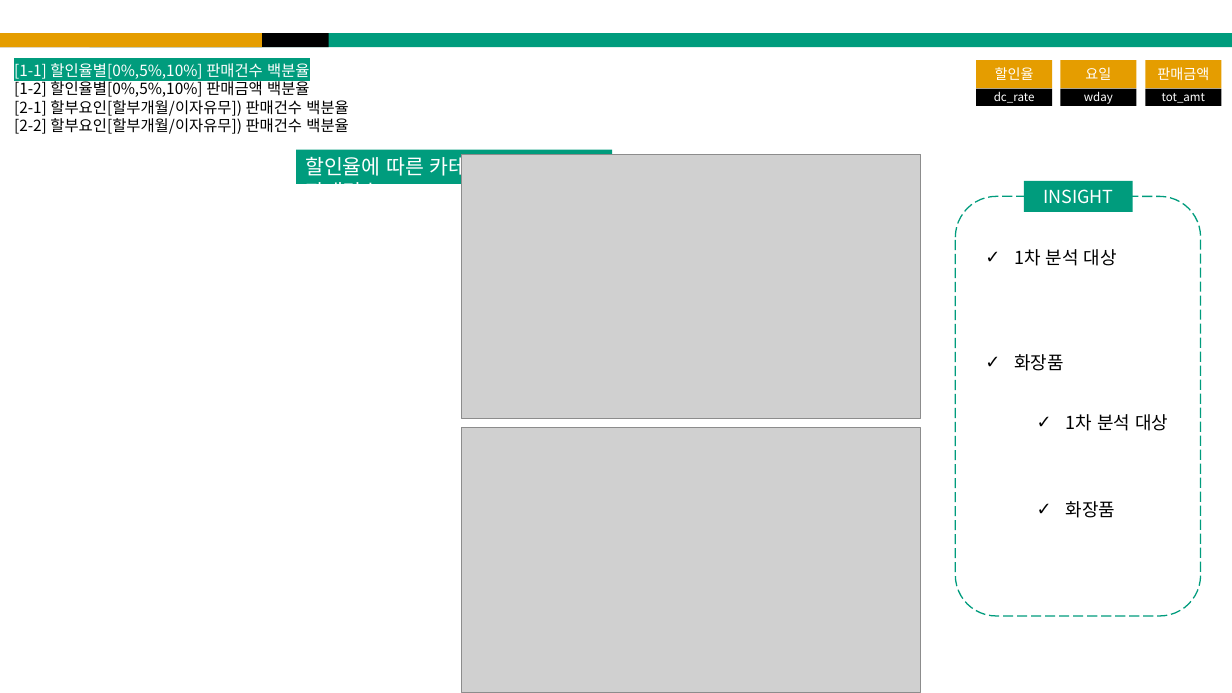
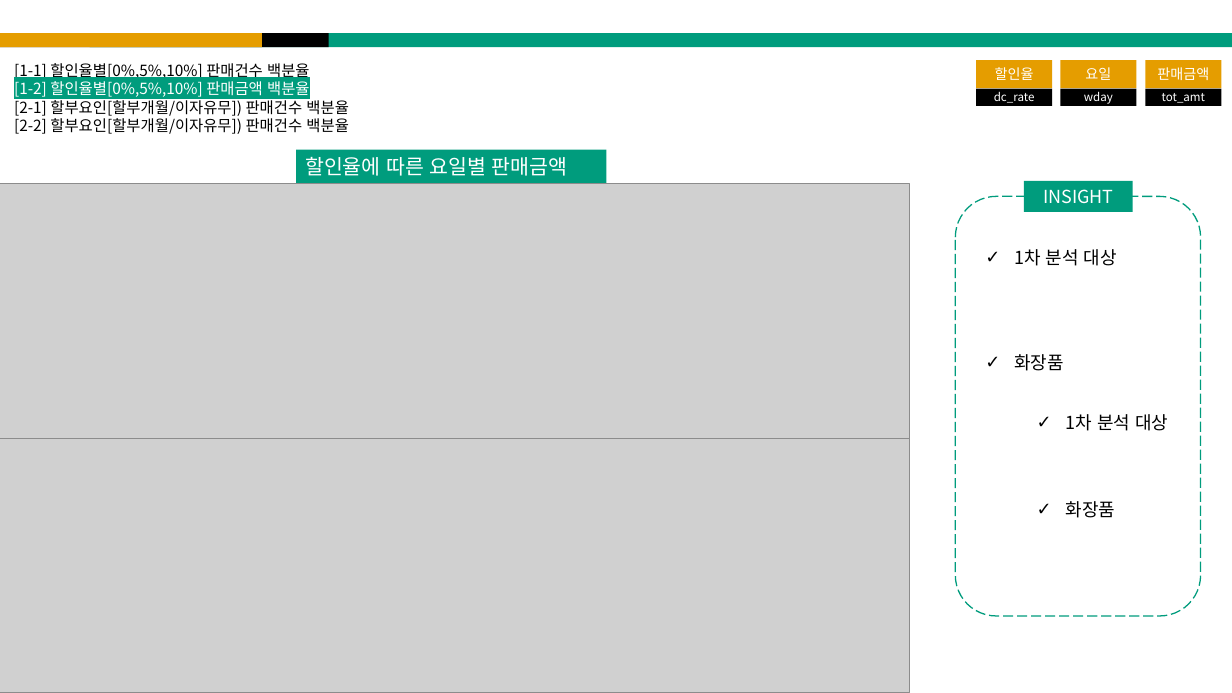
Before and after one commit to horaeng1/Asiae_AI, a slide deck: slide 32 of 1_Code/4_kim/R/BA_Project.pptx. Drawn at 1232x693 pixels with LibreOffice and Linux fonts; fonts in the diff are those of the drawing; grey boxes stand for pictures. Boxes give left, top, right and bottom in pixels: in the first picture for what was removed or moved away, otherwise in the second. Text is boxed around its words. In the diff, an @@ line names an element or a change of style, - is before the commit and + after.

```diff
--- a/1_Code/4_kim/R/BA_Project.pptx
+++ b/1_Code/4_kim/R/BA_Project.pptx
@@ text at (14, 60, 309, 97): text colour #FFFFFF to #000000, highlight #009C7D to none in "[1-1] 할인율별[0%,5%,10%] 판매건수 백분율"; text colour #000000 to #FFFFFF, highlight none to #009C7D in "[1-2] 할인율별[0%,5%,10%] 판매금액 백분율" @@
@@ rectangle "할인율에 따른 요일별 판매금액": place and size @@
-rectangle "할인율에 따른 요일별 판매금액" at (297, 150, 613, 184)
+rectangle "할인율에 따른 요일별 판매금액" at (297, 150, 607, 184)
@@ text in rectangle at (305, 157, 567, 176): text changed @@
-할인율에 따른 카테고리별 판매건수
+할인율에 따른 요일별 판매금액
@@ picture: place and size @@
-picture at (461, 154, 921, 419)
+picture at (0, 184, 909, 439)
@@ picture: place and size @@
-picture at (461, 428, 921, 692)
+picture at (0, 438, 909, 693)
```
Also in this commit, not shown: 15 other slides changed, 2 slides added.
